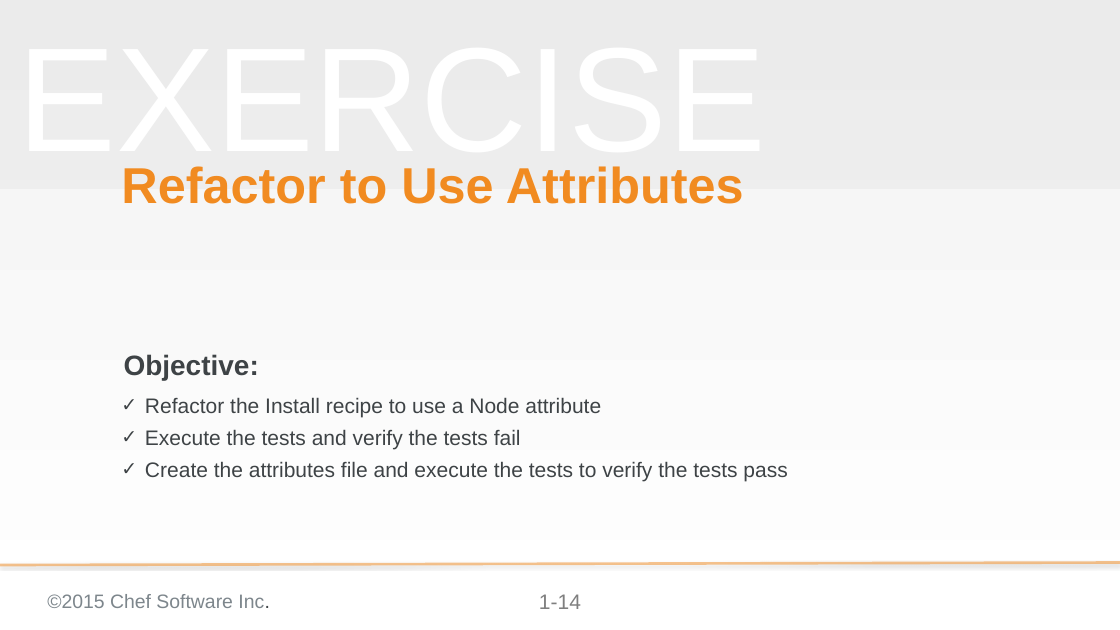
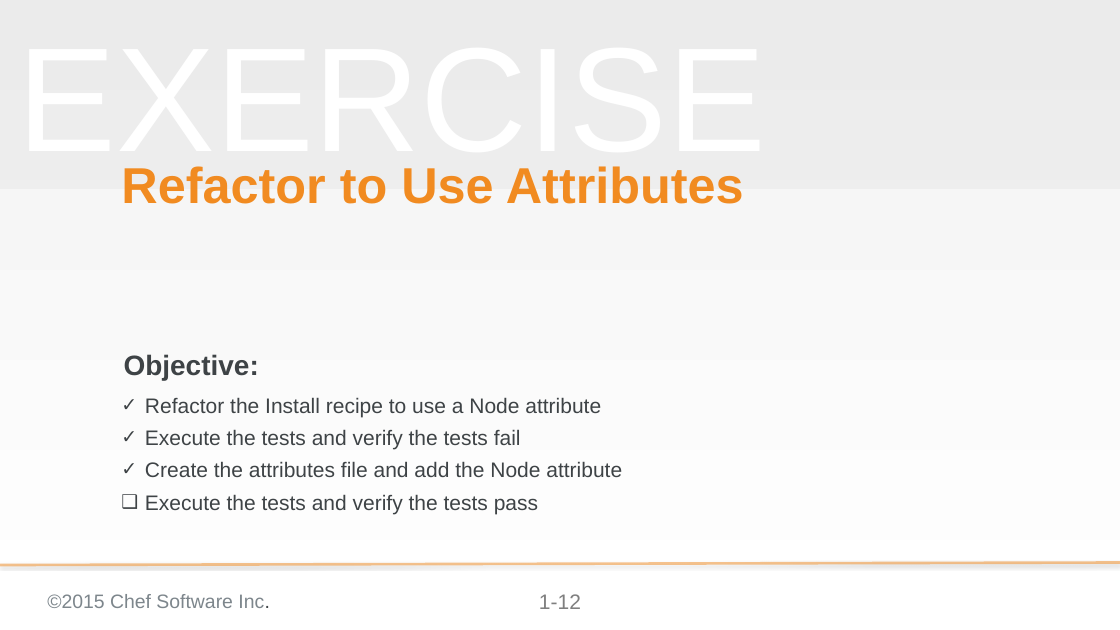
Before and after one commit to chef-training/test_driven_cookbook_development, a slide deck: slide 12 of 05-testing_while_refactoring_to_attributes.pptx (slide 14 before the commit). Drawn at 1120x630 pixels with LibreOffice and Linux fonts; fonts in the diff are those of the drawing; background and template pictures are left out. Boxes give left, top, right and bottom in pixels: in the first picture for what was removed or moved away, otherwise in the second. Text is boxed around its words. In the diff, an @@ line names an element or a change of style, - is before the commit and + after.

Commit message:
Updated Testing While Refactoring to Attributes
* Changed the flow of the Group Exercise to be four discrete units of work. This is breaking out the execution of the tests and implementation.
* Added the missing review of the lab which walked through adding the service node attribute.

* Added an additional question in the discussion.

```diff
--- a/05-testing_while_refactoring_to_attributes.pptx
+++ b/05-testing_while_refactoring_to_attributes.pptx
@@ text at (145,461,622,514): text changed @@
-✓ Create the attributes file and execute the tests to verify the tests pass
+✓ Create the attributes file and add the Node attribute
+❑ Execute the tests and verify the tests pass
@@ page number at (539,594,581,609): text changed @@
-1-14
+1-12
```
Also in this commit, not shown: 7 other slides changed, 6 slides added.
